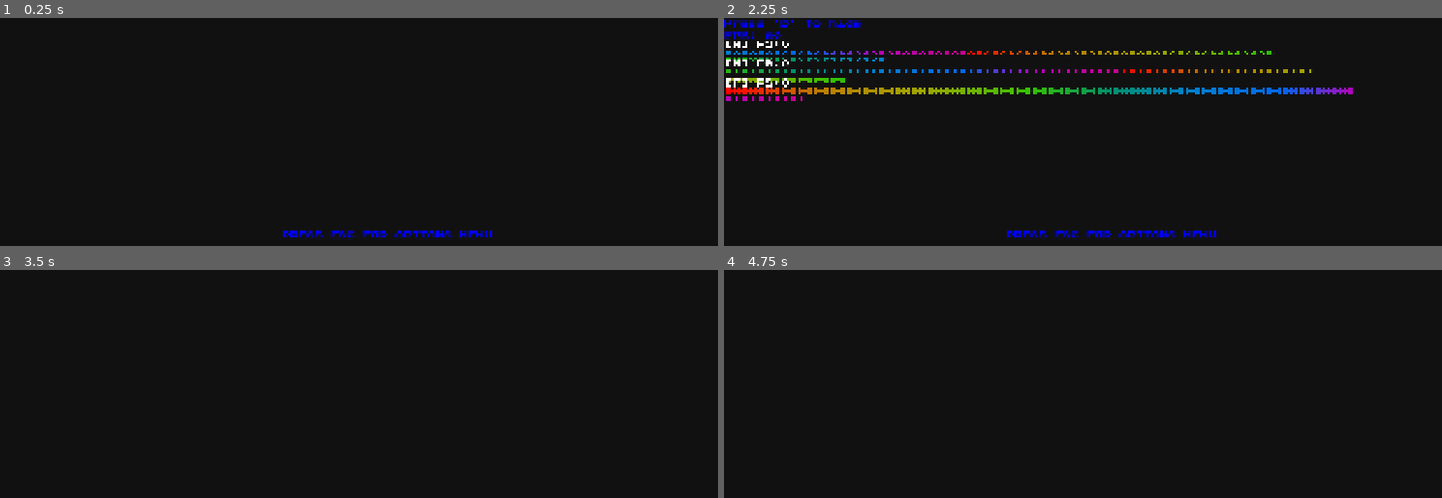
Above: before the commit, frames 1-4 (two rows, left to right).
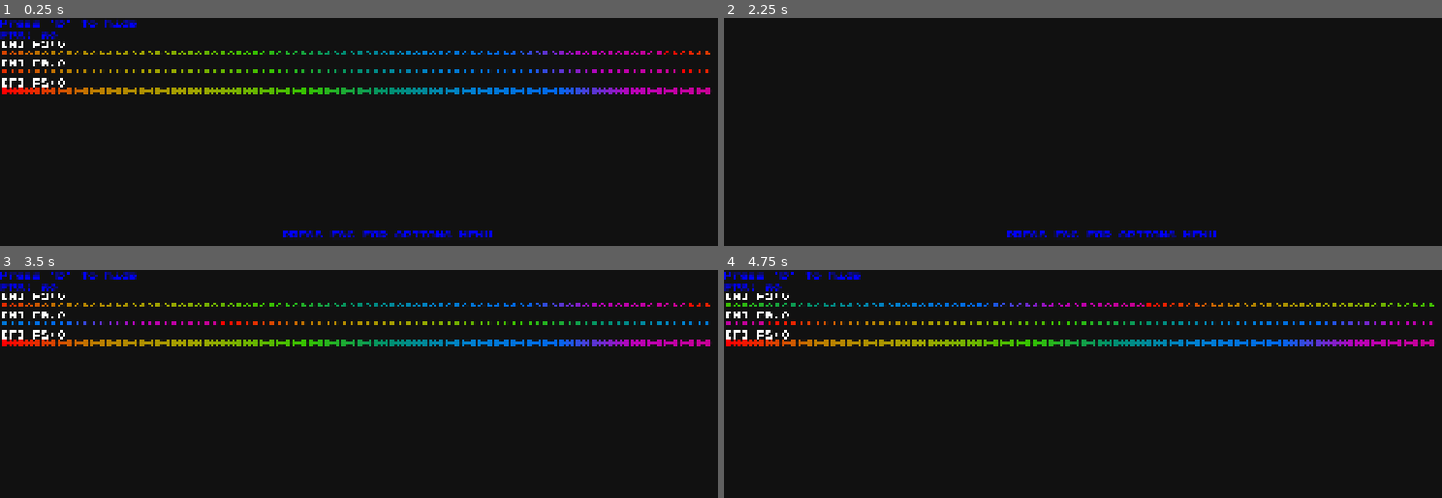
Above: after the commit, the same moments.

Repository: ien646/midi-viewer
Game: Godot game, scene res://scenes/main_scene.tscn
Two runs of this game, one before a commit and one after it. Both use one fixed random seed, a clock stepped at 60 frames per second and the inputs below.
Inputs:
- Up to frame 1 (0.25 s): no input
- Up to frame 2 (2.25 s): tap D at 0.5, 1.25, 2 s
- Up to frame 3 (3.5 s): tap D at 2.75 s
- Up to frame 4 (4.75 s): tap D at 3.5, 4.25 s

The runs differ from the first frame. In frame 1, 4.2% of the frame differs, in the area x 0-99%, y 0-34%; in frame 2, 4.1%; in frame 3, 4.2%; in frame 4, 4.2%.

Commit message:
fix debug gradient preview text overflow

Diff:
--- a/scenes/main_scene.tscn
+++ b/scenes/main_scene.tscn
@@ -155,7 +155,6 @@
 script = ExtResource("8_66tet")
 
 [node name="Debug" type="Control" parent="." unique_id=125930432]
-visible = false
 layout_mode = 3
 anchors_preset = 0
 offset_right = 40.0
@@ -177,7 +176,7 @@
 layout_mode = 0
 offset_left = 3.0
 offset_top = 56.0
-offset_right = 1376.0
+offset_right = 1918.0
 offset_bottom = 79.0
 text = "DEBUG NEAR"
 fit_content = true
@@ -191,7 +190,7 @@
 layout_mode = 0
 offset_left = 3.0
 offset_top = 104.0
-offset_right = 1478.0
+offset_right = 1916.0
 offset_bottom = 127.0
 text = "DEBUG MIDDLE"
 fit_content = true
@@ -205,7 +204,7 @@
 layout_mode = 0
 offset_left = 3.0
 offset_top = 152.0
-offset_right = 1565.0
+offset_right = 1919.0
 offset_bottom = 175.0
 text = "DEBUG FAR"
 fit_content = true
@@ -228,6 +227,7 @@
 config_node = NodePath("../ConfigControl")
 
 [node name="UI" type="Control" parent="." unique_id=194025033]
+visible = false
 layout_mode = 3
 anchors_preset = 0
 offset_right = 1921.0
